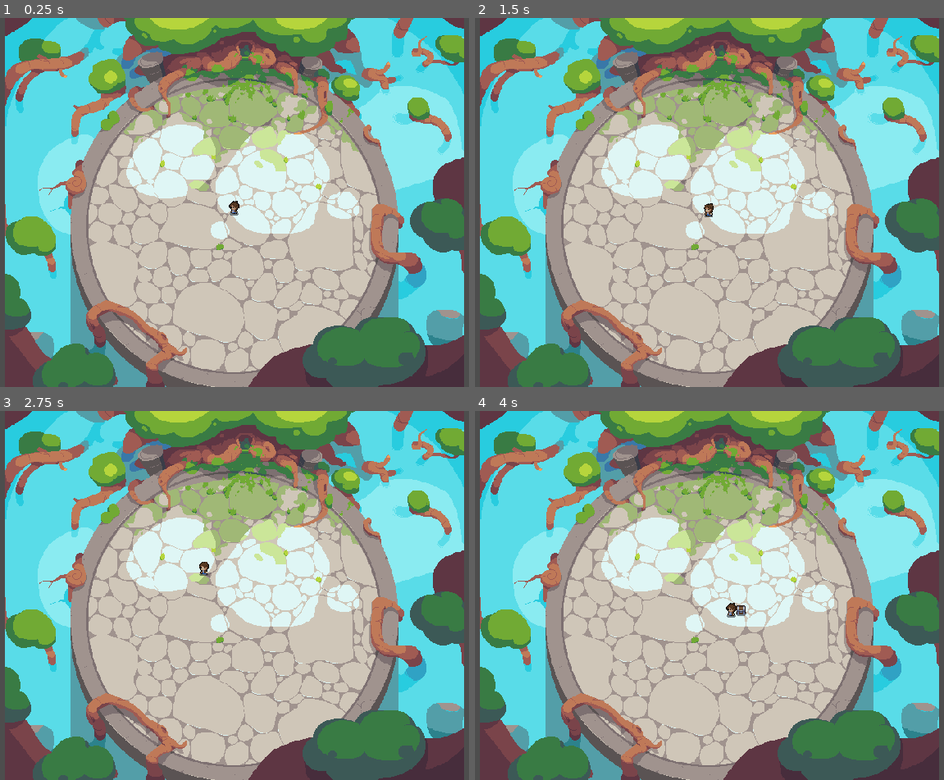
Above: before the commit, frames 1-4 (two rows, left to right).
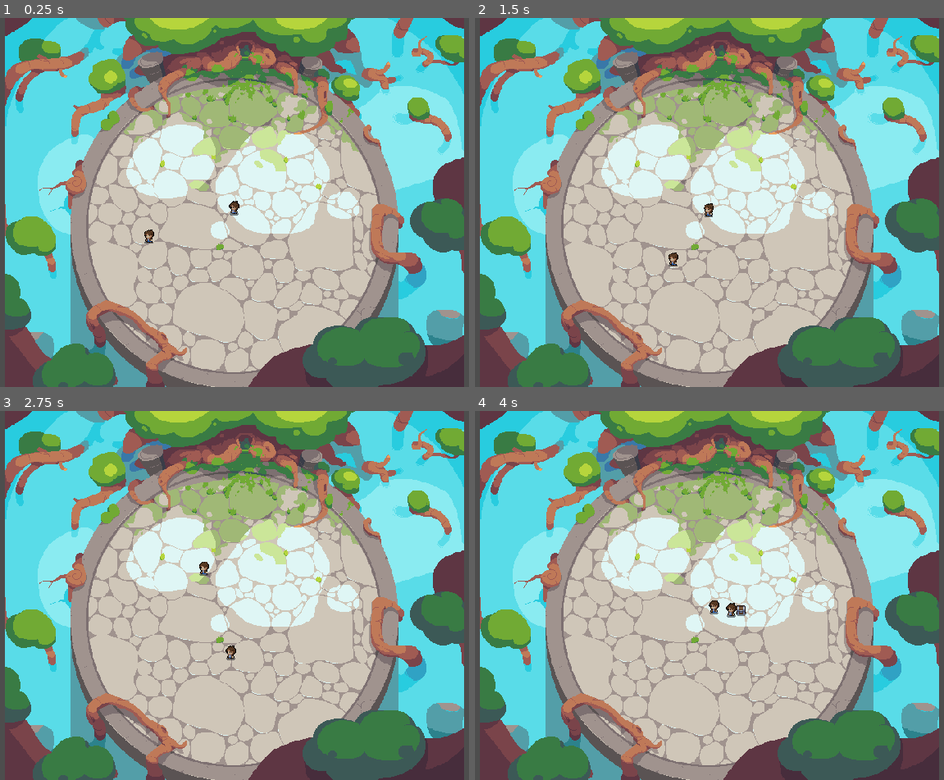
Above: after the commit, the same moments.

Repository: VanillaIceCube/Yokozuna-Ring-Warriors
Game: Godot game, scene res://arenas/arena_01.tscn
Two runs of this game, one before a commit and one after it. Both use one fixed random seed, a clock stepped at 60 frames per second and the inputs below.
Inputs (mouse positions are in pixels of both pictures, inside the frame that each line leads up to):
- Up to frame 1 (0.25 s): no input
- Up to frame 2 (1.5 s): tap Enter at 0.5 s; move the mouse to (676, 276) at 0.52 s; hold R (swing_sword) 0.53-1.28 s; click (676, 276) at 0.67 s; move the mouse to (906, 257) at 1.27 s; tap R (swing_sword) at 1.35 s; click (906, 257) at 1.42 s
- Up to frame 3 (2.75 s): move the mouse to (37, 540) at 2.02 s; hold F (character_knockback) from 2.03 s (still down); hold R (swing_sword) from 2.03 s (still down); click (37, 540) at 2.17 s
- Up to frame 4 (4 s): keep holding F (character_knockback); move the mouse to (742, 595) at 2.77 s; release R (swing_sword) at 2.78 s; tap R (swing_sword) at 2.85 s; click (742, 595) at 2.92 s; move the mouse to (611, 503) at 3.52 s; hold R (swing_sword) from 3.53 s (still down); click (611, 503) at 3.67 s

The runs differ from the first frame. In frame 1, less than 0.1% of the frame differs, in the area x 30-33%, y 57-62%; in frame 2, less than 0.1%; in frame 3, less than 0.1%, in the area x 48-51%, y 63-68%; in frame 4, less than 0.1%.

Commit message:
Yokotuna can walk!

Diff:
--- a/arenas/arena_01.tscn
+++ b/arenas/arena_01.tscn
@@ -1,8 +1,9 @@
-[gd_scene load_steps=4 format=3 uid="uid://poceglpx5tcu"]
+[gd_scene load_steps=5 format=3 uid="uid://poceglpx5tcu"]
 
 [ext_resource type="Texture2D" uid="uid://d1nns02mmgn2r" path="res://assets/zughy2/Boss arena.png" id="1_dfc0p"]
 [ext_resource type="PackedScene" uid="uid://b4stlm6n8t6hq" path="res://characters/Yokozuna.tscn" id="2_cdfki"]
 [ext_resource type="PackedScene" uid="uid://dli78khlsbdqx" path="res://game_objects/ChestSpawner.tscn" id="3_onglm"]
+[ext_resource type="PackedScene" uid="uid://myhebkgy4qk3" path="res://characters/Yokotuna.tscn" id="4_1uht4"]
 
 [node name="Arena_01" type="Node2D"]
 
@@ -16,3 +17,6 @@
 [node name="Yokozuna" parent="." instance=ExtResource("2_cdfki")]
 
 [node name="ChestSpawner" parent="." instance=ExtResource("3_onglm")]
+
+[node name="RigidBody2D" parent="." instance=ExtResource("4_1uht4")]
+position = Vector2(-132, 44)
--- /dev/null
+++ b/character_components/WalkComponent.gd
@@ -0,0 +1,33 @@
+extends Node
+
+# Movement related
+@export var move_speed: float = 400
+@export var stop_radius: float = 15
+@export var linear_damp_export: float = 4
+
+var parent_node: Node = null
+var target_position: Vector2 = Vector2(0, 0)
+var target_direction: Vector2 = Vector2.ZERO
+var distance_to_target: float = 0.0
+
+# Called when the node enters the scene tree for the first time.
+func _ready():
+	parent_node = get_parent()
+	target_direction = (target_position - parent_node.global_position).normalized()
+	distance_to_target = parent_node.global_position.distance_to(target_position)
+	parent_node.linear_damp = linear_damp_export
+
+# Called every frame. 'delta' is the elapsed time since the previous frame.
+func _process(_delta: float):
+	target_direction = (target_position - parent_node.global_position).normalized()
+	distance_to_target = parent_node.global_position.distance_to(target_position)
+
+	if distance_to_target <= stop_radius:
+		target_direction = Vector2.ZERO
+
+	parent_node.apply_central_force(target_direction * move_speed)
+
+func _input(event: InputEvent):
+	if event is InputEventMouseButton and event.button_index == MOUSE_BUTTON_LEFT and event.pressed:
+		target_position = parent_node.get_global_mouse_position()
+		print("Clicked position in world coordinates:", target_position)
--- /dev/null
+++ b/character_components/WalkComponent.tscn
@@ -0,0 +1,6 @@
+[gd_scene load_steps=2 format=3 uid="uid://dsowokq7io7mk"]
+
+[ext_resource type="Script" path="res://character_components/WalkComponent.gd" id="1_kv7vf"]
+
+[node name="WalkComponent" type="Node"]
+script = ExtResource("1_kv7vf")
--- a/characters/Yokotuna.tscn
+++ b/characters/Yokotuna.tscn
@@ -1,8 +1,9 @@
-[gd_scene load_steps=51 format=3 uid="uid://myhebkgy4qk3"]
+[gd_scene load_steps=52 format=3 uid="uid://myhebkgy4qk3"]
 
 [ext_resource type="Script" path="res://characters/Yokotuna.gd" id="1_ji3i0"]
 [ext_resource type="Texture2D" uid="uid://ckdydugkce4yv" path="res://assets/mystic_woods_free_2.1/sprites/characters/player.png" id="1_skil2"]
 [ext_resource type="PackedScene" uid="uid://bvqk1c7c85gu8" path="res://character_components/PhysicsComponent.tscn" id="3_wf4o7"]
+[ext_resource type="PackedScene" uid="uid://dsowokq7io7mk" path="res://character_components/WalkComponent.tscn" id="4_wibtp"]
 
 [sub_resource type="CapsuleShape2D" id="CapsuleShape2D_6m82e"]
 radius = 7.0
@@ -562,3 +563,5 @@
 parameters/walking/blend_position = Vector2(-0.60361, -0.187336)
 
 [node name="PhysicsComponent" parent="." instance=ExtResource("3_wf4o7")]
+
+[node name="WalkComponent" parent="." instance=ExtResource("4_wibtp")]
--- a/characters/Yokozuna.gd
+++ b/characters/Yokozuna.gd
@@ -53,7 +53,6 @@
 	# When I click on the screen update the target_position
 	if event is InputEventMouseButton and event.button_index == MOUSE_BUTTON_LEFT and event.pressed:
 		target_position = get_global_mouse_position()
-		print("Clicked position in world coordinates:", target_position)
 
 # Handles walking for now
 func handle_walk():
